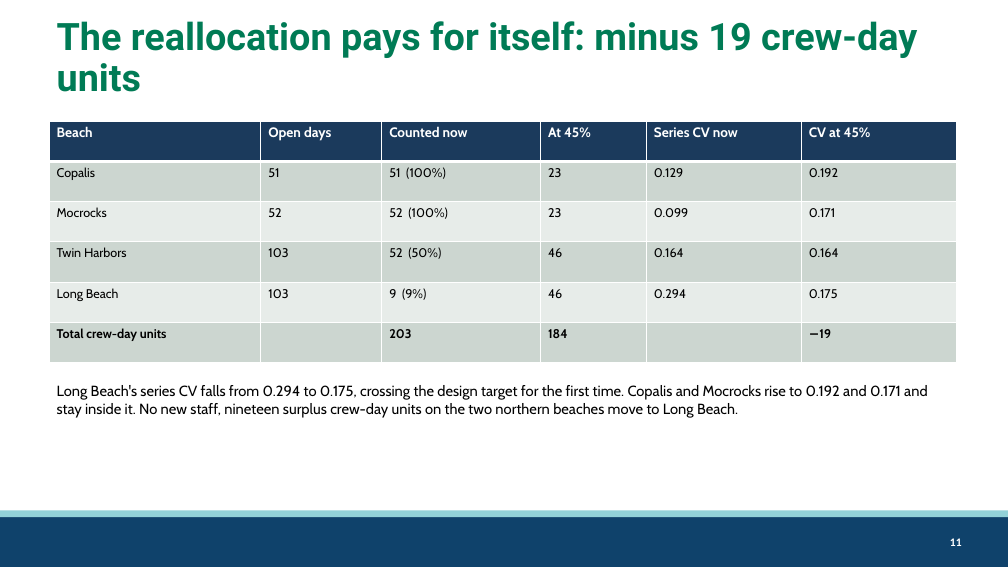
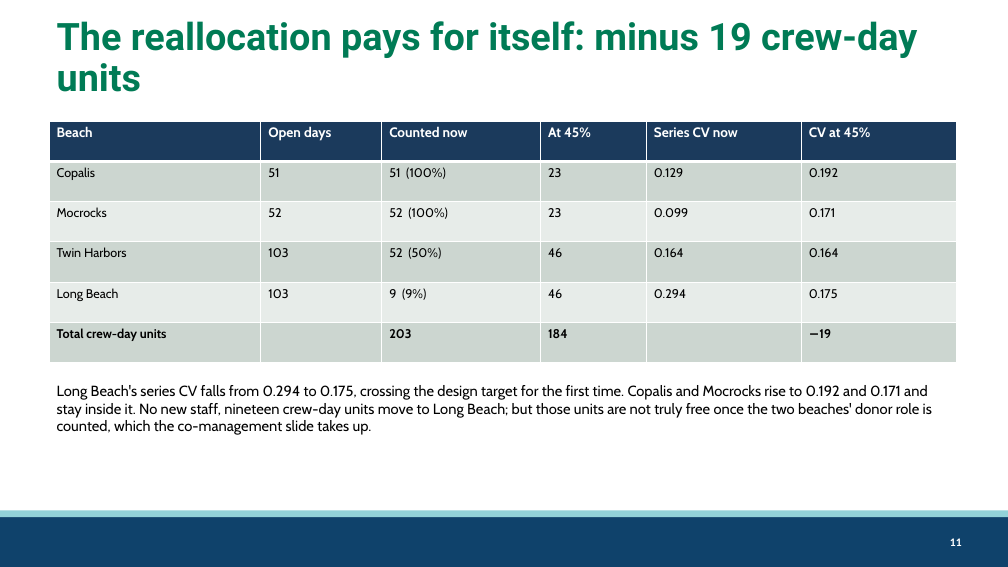
Before and after one commit to mattgeorgephd/razor-clam-harvest-monitoring, a slide deck: slide 11 of 07_presentations/razor-clam-sampling-design.pptx. Drawn at 1008x567 pixels with LibreOffice and Linux fonts; fonts in the diff are those of the drawing; background and template pictures are left out. Boxes give left, top, right and bottom in pixels: in the first picture for what was removed or moved away, otherwise in the second. Text is boxed around its words. In the diff, an @@ line names an element or a change of style, - is before the commit and + after.

Commit message:
long beach ingress/egress pilot

```diff
--- a/07_presentations/razor-clam-sampling-design.pptx
+++ b/07_presentations/razor-clam-sampling-design.pptx
@@ text at (57, 385, 932, 435): text changed @@
-Long Beach's series CV falls from 0.294 to 0.175, crossing the design target for the first time. Copalis and Mocrocks rise to 0.192 and 0.171 and stay inside it. No new staff, nineteen surplus crew-day units on the two northern beaches move to Long Beach.
+Long Beach's series CV falls from 0.294 to 0.175, crossing the design target for the first time. Copalis and Mocrocks rise to 0.192 and 0.171 and stay inside it. No new staff, nineteen crew-day units move to Long Beach; but those units are not truly free once the two beaches' donor role is counted, which the co-management slide takes up.
```
Also in this commit, not shown: 5 other slides changed, 4 slides added, 5 other files.
